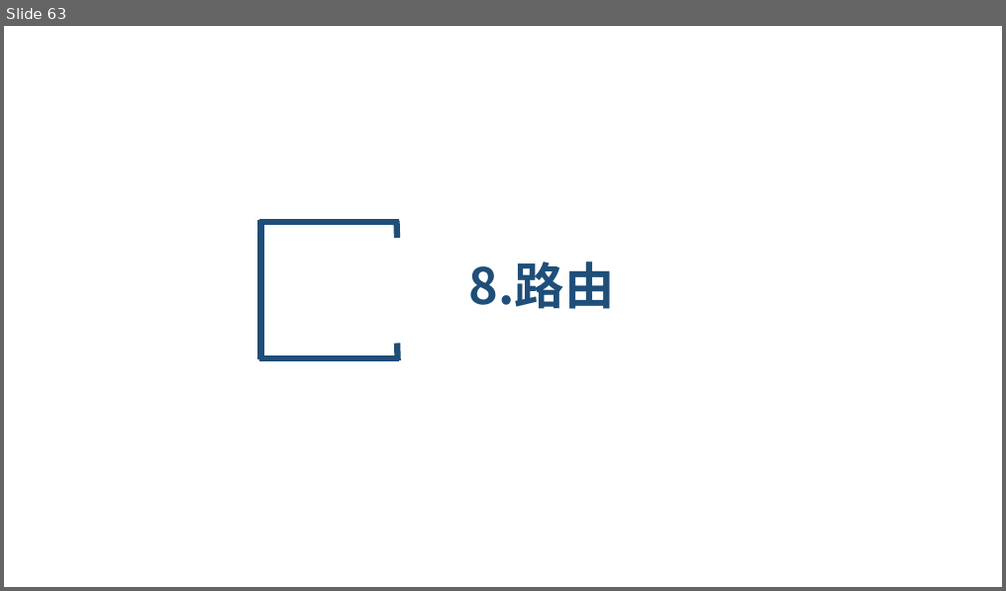
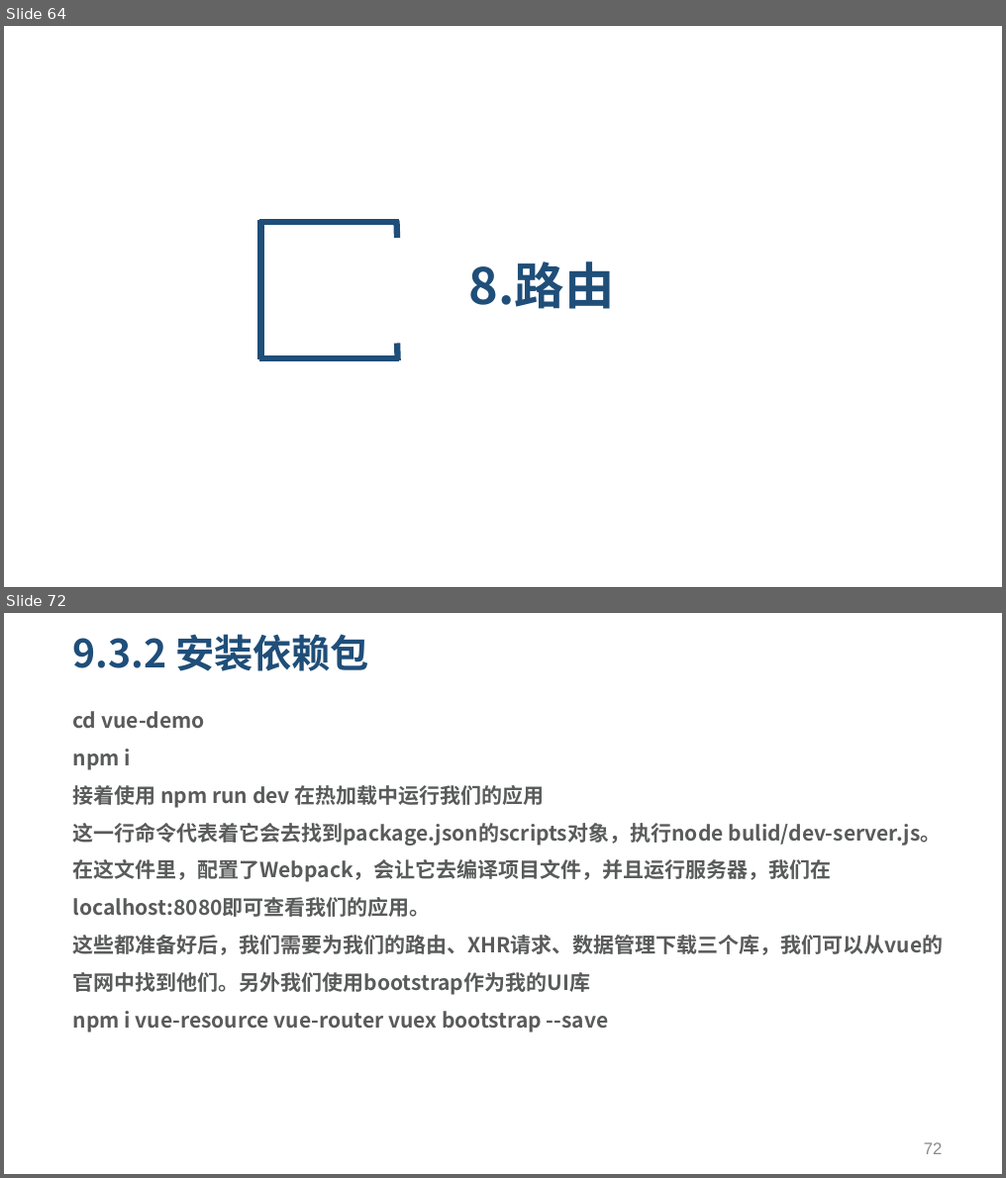
Before and after one commit to yxl2628/vuejs, a slide deck: 03 vue高级特性.pptx. Shown one above the other, each under a label of ours: slide 63 before the commit, slides 64 and 72 after it; the slides between them are not shown. The pictures are 1006x591 and 1006x1178 pixels, drawn with LibreOffice and Linux fonts; fonts in the diff are those of the drawing. Boxes give left, top, right and bottom in pixels: in the first picture for what was removed or moved away, otherwise in the second. Text is boxed around its words. In the diff, an @@ line names an element or a change of style, - is before the commit and + after.

```diff
--- a/03 vue高级特性.pptx
+++ b/03 vue高级特性.pptx
@@ slide 72 added at <box>4,613,1002,1174</box>, background #FFFFFF @@
@@ title added at <box>73,634,369,671</box>, 28 pt, text #1F4E79, bold @@
+9.3.2 安装依赖包
@@ text added at <box>73,711,944,1033</box>, 15 pt, text #595B5A, bold @@
+cd vue-demo
+npm i
+接着使用 npm run dev 在热加载中运行我们的应用
+这一行命令代表着它会去找到package.json的scripts对象，执行node bulid/dev-server.js。在这文件里，配置了Webpack，会让它去编译项目文件，并且运行服务器，我们在localhost:8080即可查看我们的应用。
+这些都准备好后，我们需要为我们的路由、XHR请求、数据管理下载三个库，我们可以从vue的官网中找到他们。另外我们使用bootstrap作为我的UI库
+npm i vue-resource vue-router vuex bootstrap --save
@@ page number added at <box>924,1143,943,1155</box>, 12 pt, text #898989 @@
+72
@@ what was slide 63 is now slide 64 @@
```
Also in this commit, not shown: 4 slides changed, 27 other slides added, 2 other files.
